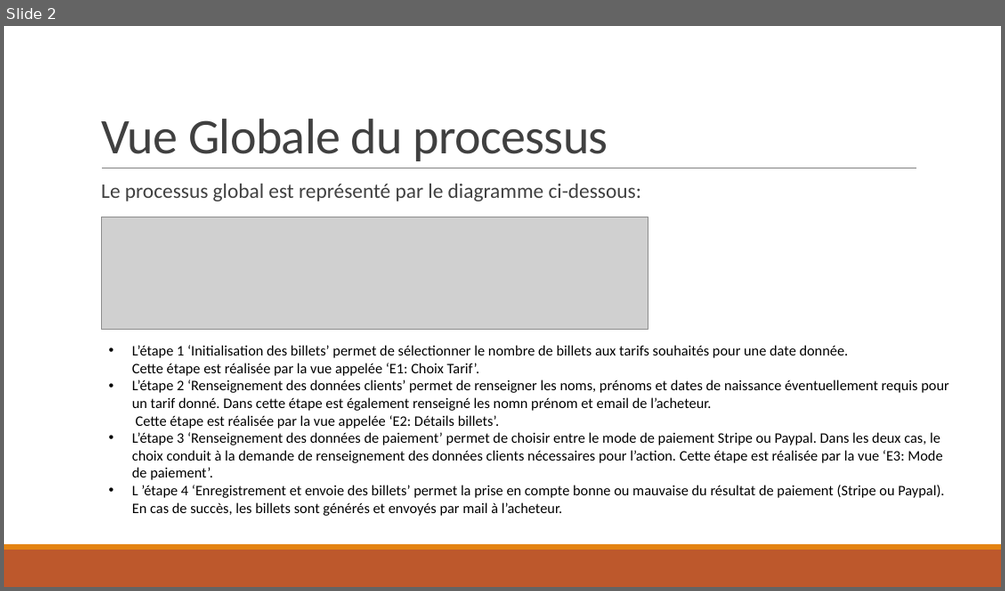
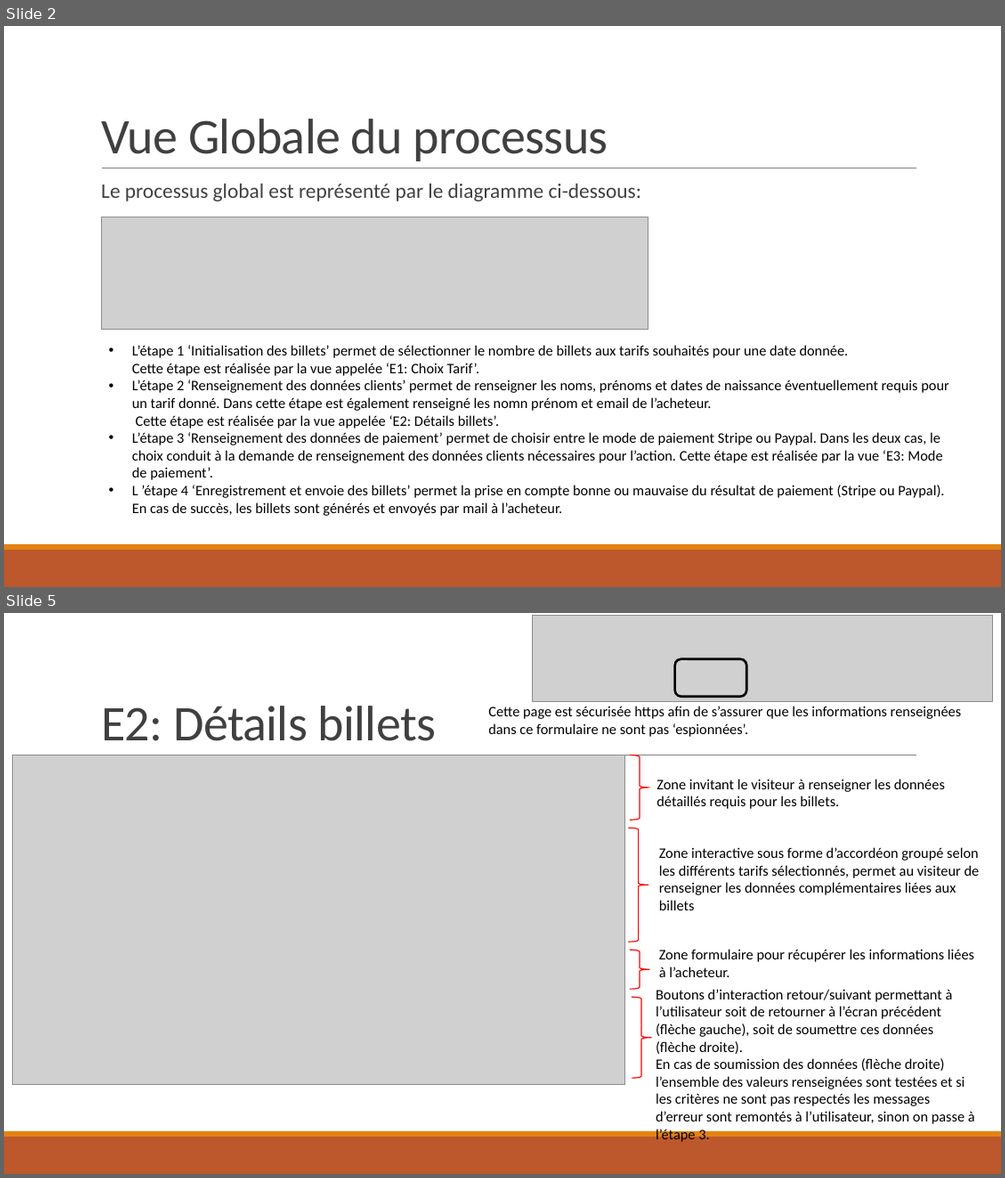
Before and after one commit to MarcoDec/Billets_Louvre, a slide deck: documentation/Livrables/Descriptif fonctionnel.pptx. Shown one above the other, each under a label of ours: slide 2 before the commit, slides 2 and 5 after it; the slides between them are not shown. The pictures are 1005x591 and 1005x1178 pixels, drawn with LibreOffice and Linux fonts; fonts in the diff are those of the drawing; grey boxes stand for pictures. Boxes give left, top, right and bottom in pixels: in the first picture for what was removed or moved away, otherwise in the second. Text is boxed around its words. In the diff, an @@ line names an element or a change of style, - is before the commit and + after.

```diff
--- a/documentation/Livrables/Descriptif fonctionnel.pptx
+++ b/documentation/Livrables/Descriptif fonctionnel.pptx
@@ slide 5 added at (4,613,1001,1174), background #FFFFFF; not listed: 3 template elements that a slide beside it also shows @@
@@ picture added at (532,616,993,701) @@
@@ rounded rectangle added at (675,659,746,697), outline #000000 2.25 pt @@
@@ title added at (101,706,437,741), 48 pt, text #404040 @@
+E2: Détails billets
@@ text added at (488,706,961,737), 14 pt, text #000000 @@
+Cette page est sécurisée https afin de s’assurer que les informations renseignées dans ce formulaire ne sont pas ‘espionnées’.
@@ picture added at (12,755,625,1085) @@
@@ right brace added at (630,755,650,820), outline #FF0000 1 pt @@
@@ text added at (656,779,945,809), 14 pt, text #000000 @@
+Zone invitant le visiteur à renseigner les données détaillés requis pour les billets.
@@ right brace added at (629,827,648,941), outline #FF0000 1 pt @@
@@ text added at (659,847,979,910), 14 pt, text #000000 @@
+Zone interactive sous forme d’accordéon groupé selon les différents tarifs sélectionnés, permet au visiteur de renseigner les données complémentaires liées aux billets
@@ right brace added at (630,949,650,989), outline #FF0000 1 pt @@
@@ text added at (659,949,974,977), 14 pt, text #000000 @@
+Zone formulaire pour récupérer les informations liées à l’acheteur.
@@ right brace added at (631,997,652,1078), outline #FF0000 1 pt @@
@@ text added at (655,989,975,1142), 14 pt, text #000000 @@
+Boutons d’interaction retour/suivant permettant à l’utilisateur soit de retourner à l’écran précédent (flèche gauche), soit de soumettre ces données (flèche droite).
+En cas de soumission des données (flèche droite) l’ensemble des valeurs renseignées sont testées et si les critères ne sont pas respectés les messages d’erreur sont remontés à l’utilisateur, sinon on passe à l’étape 3.
```
Also in this commit, not shown: 2 slides changed, 4 other slides added, 1 other file.
